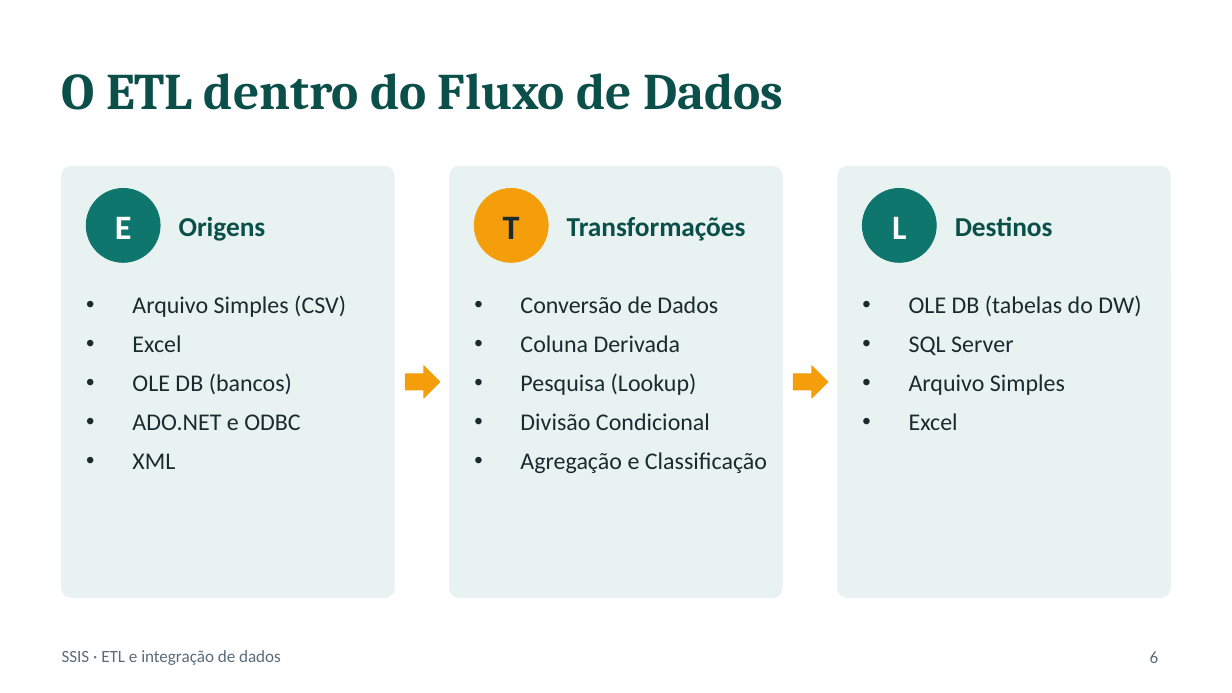
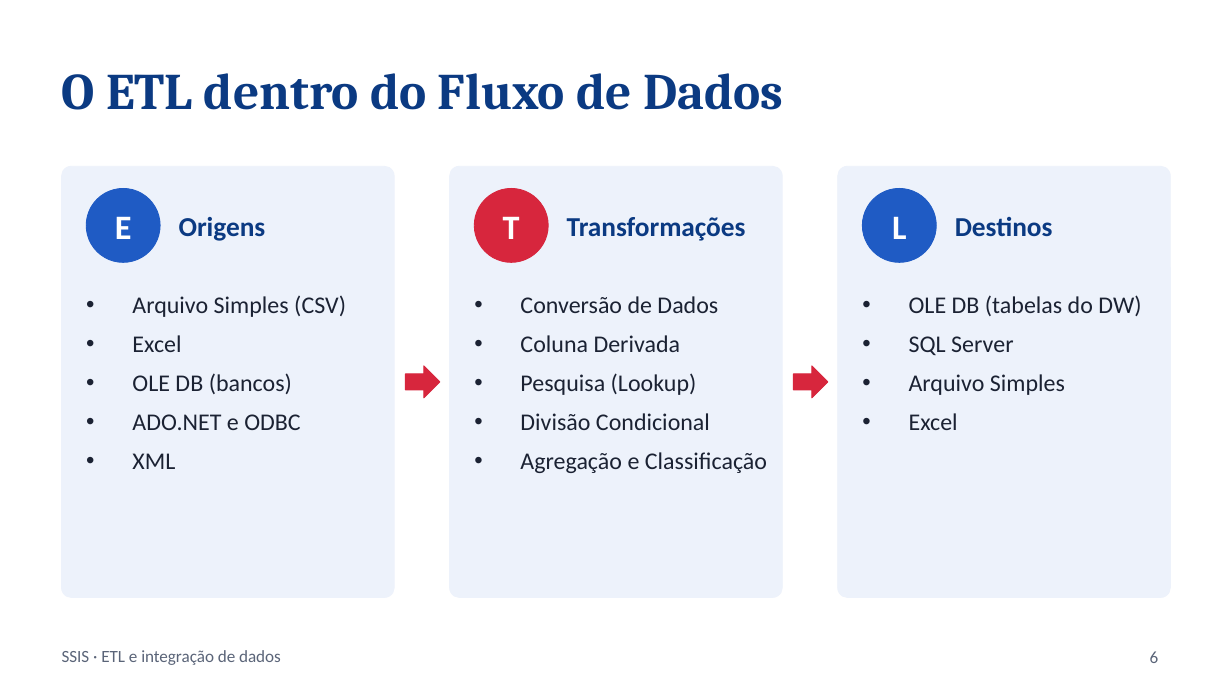
Before and after one commit to Yahnfs/Projeto-de-Analise-e-Fluxo-de-Dados-OLAP-e-ETL, a slide deck: slide 6 of Seminario_SSIS.pptx. Drawn at 1232x693 pixels with LibreOffice and Linux fonts; fonts in the diff are those of the drawing. Boxes give left, top, right and bottom in pixels: in the first picture for what was removed or moved away, otherwise in the second. Text is boxed around its words. In the diff, an @@ line names an element or a change of style, - is before the commit and + after.

```diff
--- a/Seminario_SSIS.pptx
+++ b/Seminario_SSIS.pptx
@@ fill #E8F3F1 to #EDF2FB; outline #E8F3F1 0.5 pt to #EDF2FB 0.5 pt in 3 elements at [62, 166, 394, 598], [450, 166, 782, 598], [838, 166, 1170, 598] @@
@@ ellipse "E" at [86, 188, 160, 262]: fill #0F766E to #1F5BC4; outline #0F766E 0.5 pt to #1F5BC4 0.5 pt @@
@@ ellipse "T" at [474, 188, 548, 262]: text colour #1B2A2F to #FFFFFF; fill #F59E0B to #D7263D; outline #F59E0B 0.5 pt to #D7263D 0.5 pt @@
@@ ellipse "L" at [862, 188, 936, 262]: fill #0F766E to #1F5BC4; outline #0F766E 0.5 pt to #1F5BC4 0.5 pt @@
@@ text colour #0B4F4A to #0B3A82 in 4 elements at [62, 73, 783, 110], [179, 217, 266, 241], [567, 217, 746, 241], [955, 217, 1053, 237] @@
@@ right arrow at [405, 366, 440, 398]: fill #F59E0B to #D7263D; outline #F59E0B 0.5 pt to #D7263D 0.5 pt @@
@@ right arrow at [793, 366, 828, 398]: fill #F59E0B to #D7263D; outline #F59E0B 0.5 pt to #D7263D 0.5 pt @@
```
Also in this commit, not shown: 11 other slides changed, 1 slide added.
